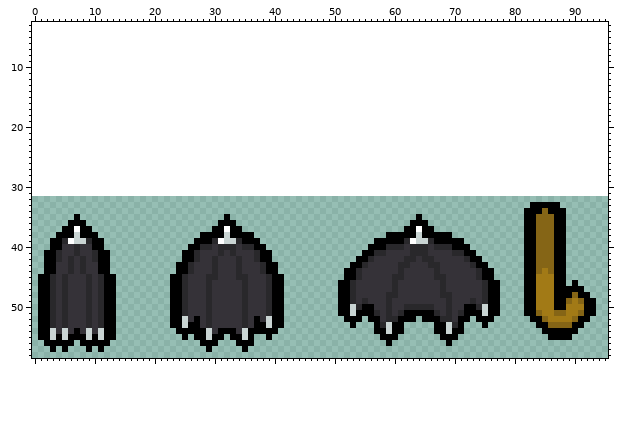
Two versions of one sprite sheet, resources/gfx/effects/umbrella_effect.png. Above is the file before it was changed.
The file is 96x32 pixels. Shown: x 0..95, y 3..58. The old version is drawn lined up with the new one, on the new canvas.
After:
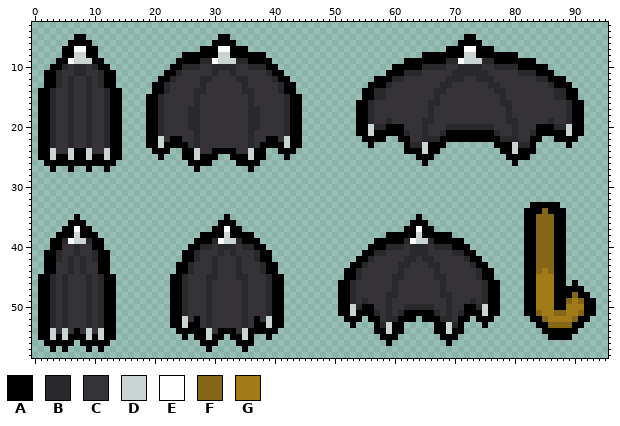
Palette (. is transparent): A #000000  B #29282b  C #353238  D #c9d4d3  E #ffffff  F #856516  G #a27a16
Author's note on the commit: backup 30/5/2025 -basically finished umbrella
Difference:
canvas 96x32 -> 96x96, the old top-left corner now at 0,32
y 5: x 7..8 .. -> AA; x 31..32 .. -> AA; x 72..73 .. -> AA
y 6: x 6..9 .... -> AAAA; x 30..33 .... -> AAAA; x 71..74 .... -> AAAA
y 7: x 5..10 ...... -> AAEEAA; x 28..35 ........ -> AAAEEAAA; x 69..76 ........ -> AAAEEAAA
y 8: x 5..10 ...... -> AADDAA; x 25..38 .............. -> AAAAAADDAAAAAA; x 65..80 ................ -> AAAAAAADDAAAAAAA
y 9: x 4..11 ........ -> AAEDDDAA; x 24..39 ................ -> AAAABBEDDDBBAAAA; x 62..83 ...................... -> AAAAAAABBEDDDBBAAAAAAA
y 10: x 3..12 .......... -> AABCBBCBAA; x 23..40 .................. -> AABBBCCBBBBCCBBBAA; x 60..85 .......................... -> AAAAABBBBCCBBBBCCBBBBAAAAA
y 11: x 2..13 ............ -> AABCCBBCCBAA; x 22..41 .................... -> AABCCCCCBCCBCCCCCBAA; x 59..86 ............................ -> AAABBBCCCCCBBBBBBCCCCCBBBAAA
y 12: x 2..13 ............ -> AABCBCCBCBAA; x 21..42 ...................... -> AABCCCCBBCCCCBBCCCCBAA; x 57..88 ................................ -> AAABBCCCCCCCBBBCCBBBCCCCCCCBBAAA
y 13: x 2..13 ............ -> AABCBCCBCBAA; x 20..43 ........................ -> AABCCCCCBCCCCCCBCCCCCBAA; x 56..89 .................................. -> AAABCCCCCCCCBBCCCCCCBBCCCCCCCCBAAA
y 14: x 1..14 .............. -> AABCCBCCBCCBAA; x 20..43 ........................ -> AABCCCCBBCCCCCCBBCCCCBAA; x 55..90 .................................... -> AABBCCCCCCCCBBCCCCCCCCBBCCCCCCCCBBAA
y 15: x 1..14 .............. -> AABCCBCCBCCBAA; x 19..44 .......................... -> AABCCCCCBCCCCCCCCBCCCCCBAA; x 55..90 .................................... -> AABBCCCCCCCCBCCCCCCCCCCBCCCCCCCCBBAA
y 16: x 1..14 .............. -> AABCCBCCBCCBAA; x 19..44 .......................... -> AABCCCCCBCCCCCCCCBCCCCCBAA; x 54..91 ...................................... -> AABCCCCCCCCCBBCCCCCCCCCCBBCCCCCCCCCBAA
y 17..18: x 1..14 .............. -> AABCCBCCBCCBAA; x 19..44 .......................... -> AABCCCCBBCCCCCCCCBBCCCCBAA; x 54..91 ...................................... -> AABCCCCCCCCCBCCCCCCCCCCCCBCCCCCCCCCBAA
y 19: x 1..14 .............. -> AABCCBCCBCCBAA; x 19..44 .......................... -> AABCCCCBBCCCCCCCCBBCCCCBAA; x 54..91 ...................................... -> AABCCBCCCCCBBCCCCCCCCCCCCBBCCCCCBCCBAA
y 20: x 1..14 .............. -> AABCCBCCBCCBAA; x 19..44 .......................... -> AABCCCCBBCCCCCCCCBBCCCCBAA; x 54..91 ...................................... -> AADBBAAACCCBCCCBBBBBBBBCCCBCCCAAABBDAA
y 21: x 1..14 .............. -> AABCCBCCBCCBAA; x 19..44 .......................... -> AABCCCCCBCCCCCCCCBCCCCCBAA; x 54..91 ...................................... -> AADAAAAABCCBCCBAAAAAAAABCCBCCBAAAAADAA
y 22: x 1..14 .............. -> AABCCBCCBCCBAA; x 19..44 .......................... -> AADCAACCBCCCCCCCCBCCAACDAA; x 55..58 .... -> AAAA; x 61..84 ........................ -> AACCBBBAAAAAAAAAABBBCCAA; x 87..90 .... -> AAAA
y 23: x 1..14 .............. -> AABCCBCCBCCBAA; x 19..44 .......................... -> AADAAAACBCCCCCCCCBCAAAADAA; x 56 . -> A; x 62..68 ....... -> ABBDAAA; x 77..83 ....... -> AAADBBA; x 89 . -> A
y 24: x 1..14 .............. -> AADCCDAADCCDAA; x 20..22 ... -> AAA; x 25..38 .............. -> AADCCAAAACCDAA; x 41..43 ... -> AAA; x 62..67 ...... -> AAADAA; x 78..83 ...... -> AADAAA
y 25: x 1..14 .............. -> AADAADAADAADAA; x 21 . -> A; x 25..30 ...... -> AADAAA; x 33..38 ...... -> AAADAA; x 42 . -> A; x 64..66 ... -> AAA; x 79..82 .... -> AAAA
y 26: x 2..13 ............ -> AAAAAAAAAAAA; x 26..29 .... -> AAAA; x 34..37 .... -> AAAA; x 65 . -> A; x 80 . -> A
y 27: x 3 . -> A; x 6 . -> A; x 9 . -> A; x 12 . -> A; x 27 . -> A; x 36 . -> A
